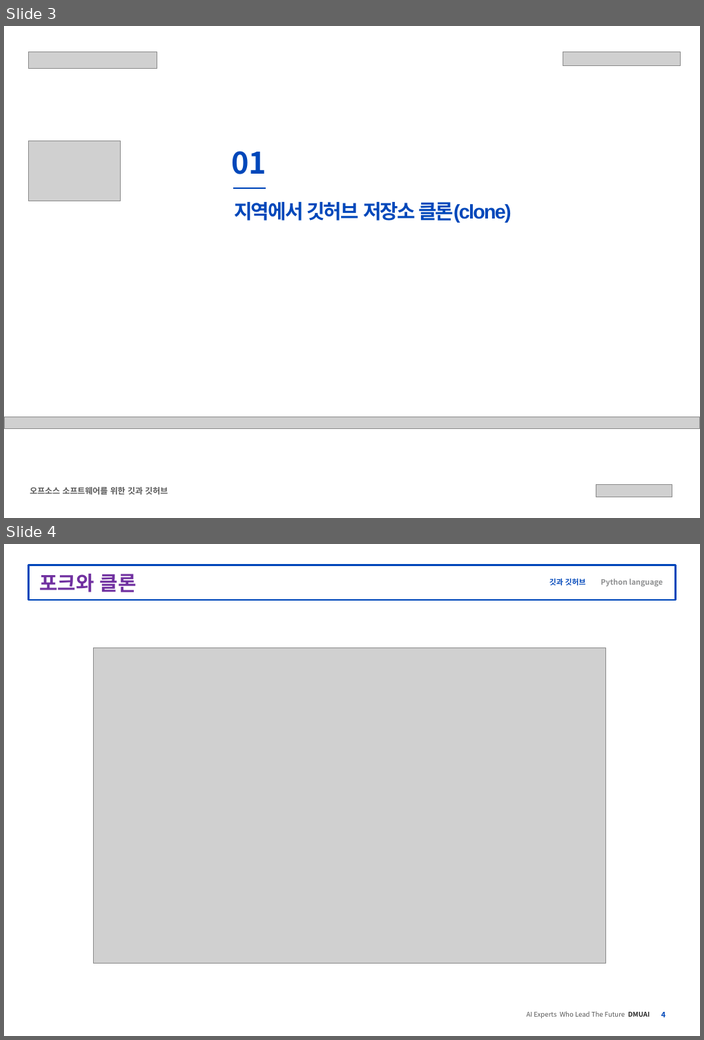
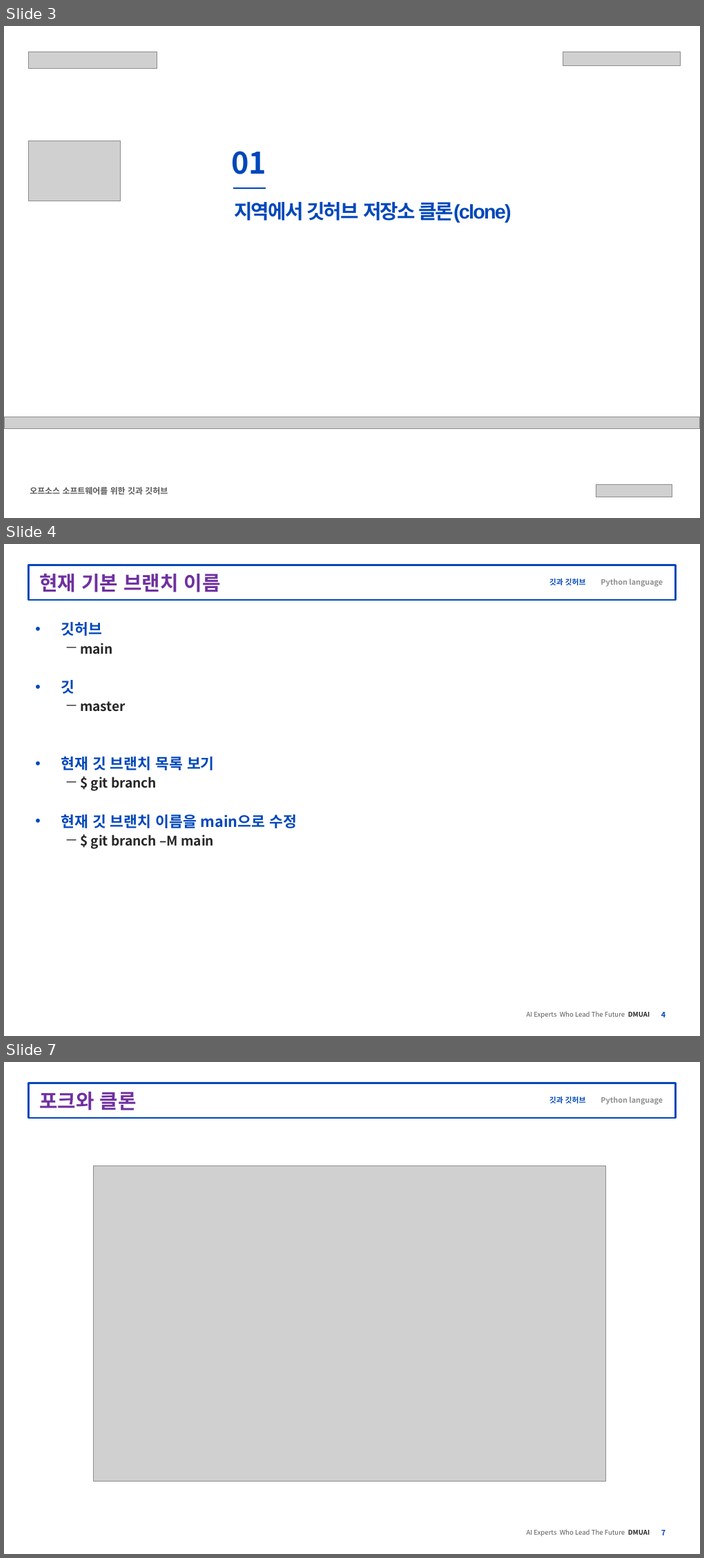
Before and after one commit to loliveoo/github-basic, a slide deck: 3-1 지역과 원격 저장소 연동 기초.pptx. Shown one above the other, each under a label of ours: slides 3 and 4 before the commit, slides 3, 4 and 7 after it; the slides between them are not shown. The pictures are 704x1040 and 704x1558 pixels, drawn with LibreOffice and Linux fonts; fonts in the diff are those of the drawing; grey boxes stand for pictures; background and template pictures are left out. Boxes give left, top, right and bottom in pixels: in the first picture for what was removed or moved away, otherwise in the second. Text is boxed around its words. In the diff, an @@ line names an element or a change of style, - is before the commit and + after.

```diff
--- a/3-1 지역과 원격 저장소 연동 기초.pptx
+++ b/3-1 지역과 원격 저장소 연동 기초.pptx
@@ slide 4 added at (x1=4, y1=544, x2=700, y2=1036), background #FFFFFF; not listed: 5 template elements that a slide beside it also shows @@
@@ title added at (x1=39, y1=574, x2=221, y2=592), 24 pt, text #7030A0, bold @@
+현재 기본 브랜치 이름
@@ text added at (x1=61, y1=622, x2=297, y2=849), 16 pt, text #262626, bold @@
+• 깃허브
+  － main
+• 깃
+  － master
+• 현재 깃 브랜치 목록 보기
+  － $ git branch
+• 현재 깃 브랜치 이름을 main으로 수정
+  － $ git branch –M main
@@ what was slide 4 is now slide 7 @@
@@ page number at (x1=661, y1=1530, x2=665, y2=1535): text changed @@
-4
+7
```
Also in this commit, not shown: 2 other slides added.
